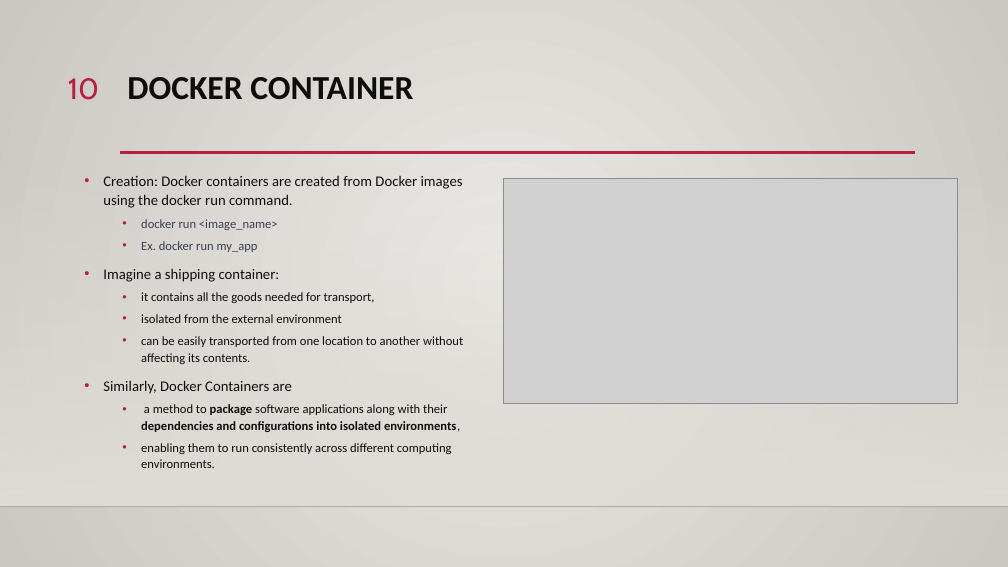
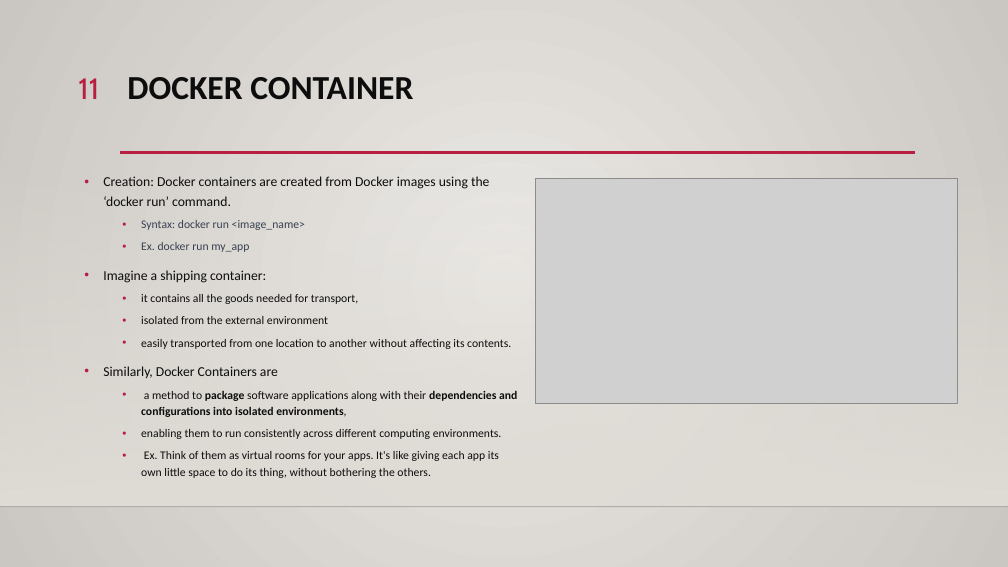
Before and after one commit to ddum-sutd/docker_workshop, a slide deck: slide 11 of Docker_workshop.pptx (slide 10 before the commit). Drawn at 1008x567 pixels with LibreOffice and Linux fonts; fonts in the diff are those of the drawing; grey boxes stand for pictures; background and template pictures are left out. Boxes give left, top, right and bottom in pixels: in the first picture for what was removed or moved away, otherwise in the second. Text is boxed around its words. In the diff, an @@ line names an element or a change of style, - is before the commit and + after.

Commit message:
updated slides moved python running slide

```diff
--- a/Docker_workshop.pptx
+++ b/Docker_workshop.pptx
@@ page number at <box>78,78,99,99</box>: text changed @@
-10
+11
@@ text at <box>103,176,489,230</box>: text changed; size 14 to 12.9 pt @@
-• Creation: Docker containers are created from Docker images using the docker run command.
-  • docker run <image_name>
+• Creation: Docker containers are created from Docker images using the ‘docker run’ command.
+  • Syntax: docker run <image_name>
@@ picture: place and size @@
-picture at <box>504,178,958,404</box>
+picture at <box>536,178,958,404</box>
@@ text at <box>103,242,517,439</box>: size 12 to 11.1 pt in "Ex. docker run my_app", "it contains all the goods needed for ...", "isolated from the external environment", "a method to package software applications along ..." and 1 more places; size 14 to 12.9 pt in "Imagine a shipping container:", "Similarly, Docker Containers are"; line spacing 1.1 to 1.2 @@
@@ text at <box>141,339,511,349</box>: text changed; size 12 to 11.1 pt @@
-  • can be easily transported from one location to another without affecting its contents.
+  • easily transported from one location to another without affecting its contents.
@@ text at <box>141,451,499,478</box>: paragraph added @@
+  • Ex. Think of them as virtual rooms for your apps. It's like giving each app its own little space to do its thing, without bothering the others.
```
Also in this commit, not shown: 11 other slides changed, 1 slide added.
